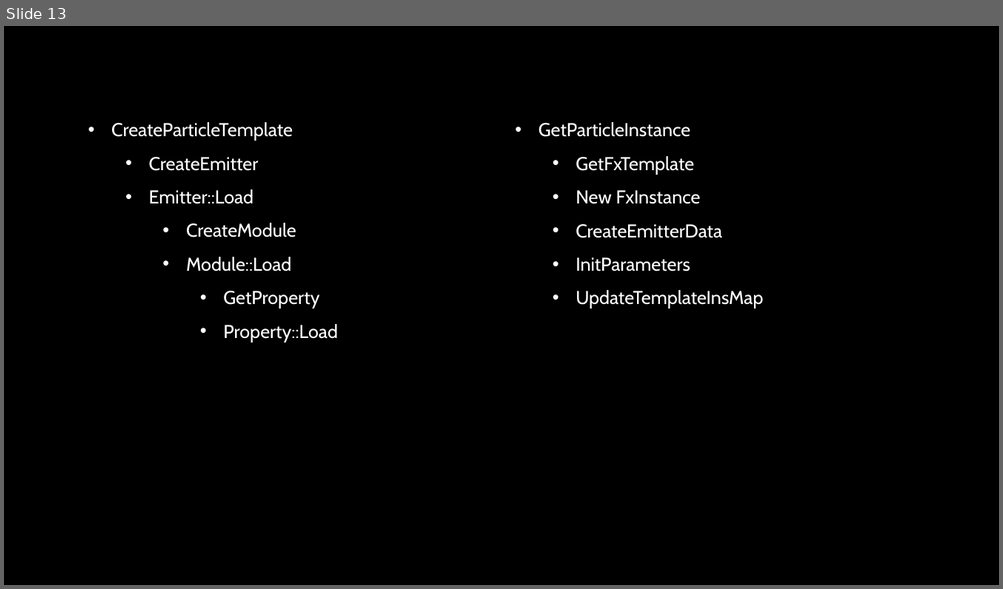
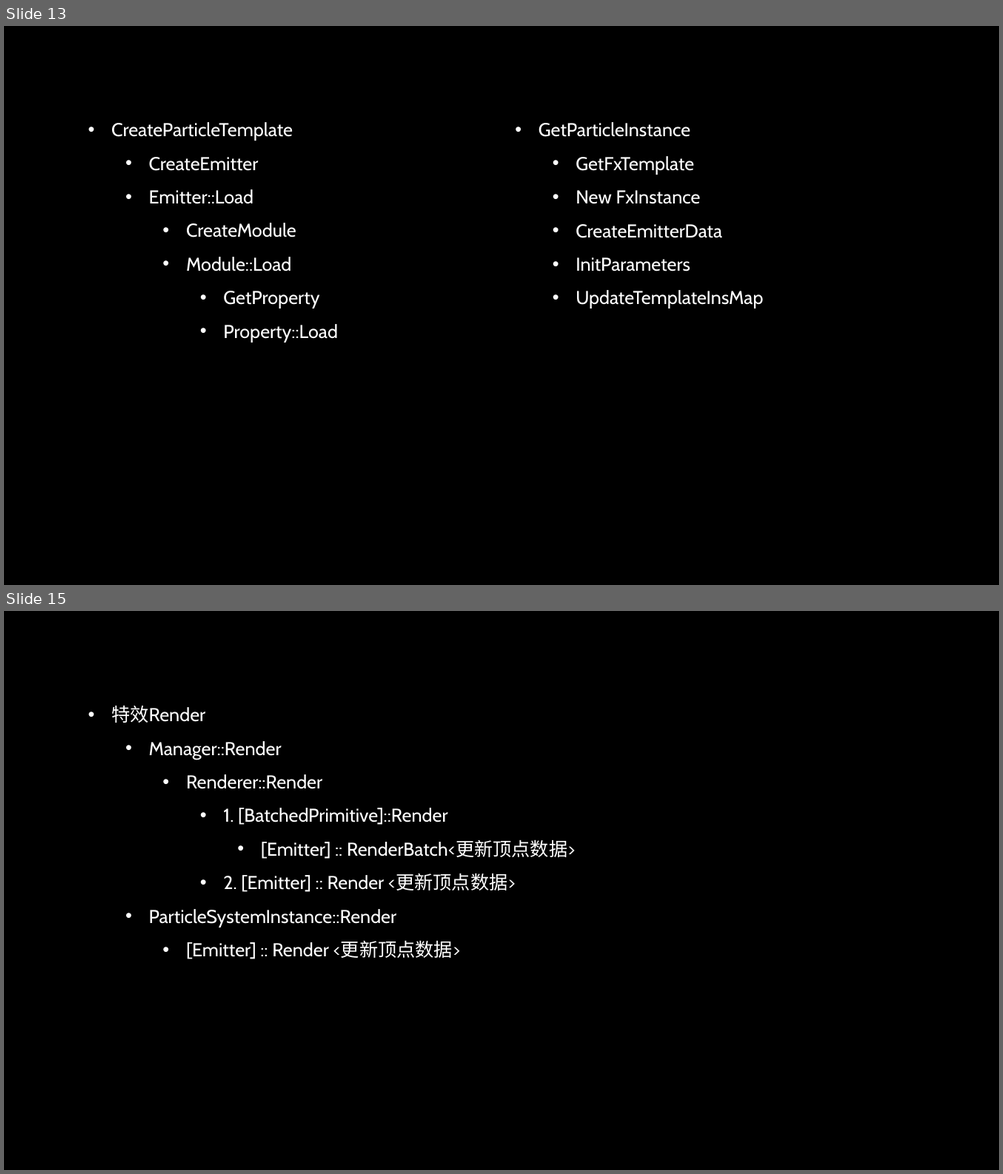
Before and after one commit to greatwallgoogle/Learnings, a slide deck: engine/ParticleSystem/Particle.pptx. Shown one above the other, each under a label of ours: slide 13 before the commit, slides 13 and 15 after it; the slides between them are not shown. The pictures are 1003x589 and 1003x1174 pixels, drawn with LibreOffice and Linux fonts; fonts in the diff are those of the drawing; background and template pictures are left out. Boxes give left, top, right and bottom in pixels: in the first picture for what was removed or moved away, otherwise in the second. Text is boxed around its words. In the diff, an @@ line names an element or a change of style, - is before the commit and + after.

Commit message:
particle update

```diff
--- a/engine/ParticleSystem/Particle.pptx
+++ b/engine/ParticleSystem/Particle.pptx
@@ slide 15 added at bbox=[4, 611, 999, 1170], background picture (left out) @@
@@ text added at bbox=[111, 705, 575, 960], 18 pt, text #FFFFFF @@
+• 特效Render
+  • Manager::Render
+    • Renderer::Render
+      • 1. [BatchedPrimitive]::Render
+        • [Emitter] :: RenderBatch<更新顶点数据>
+      • 2. [Emitter] :: Render <更新顶点数据>
+  • ParticleSystemInstance::Render
+    • [Emitter] :: Render <更新顶点数据>
```
Also in this commit, not shown: 1 other slide added, 3 other files.
